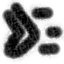
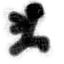
Comparing the layer stacks of the two 64 x 64 images. Changes:
added layer "Paint Layer 21" above "Paint Layer 20" over bbox(0, 0, 64, 63)
hid "Paint Layer 20" over bbox(0, 0, 64, 63)
